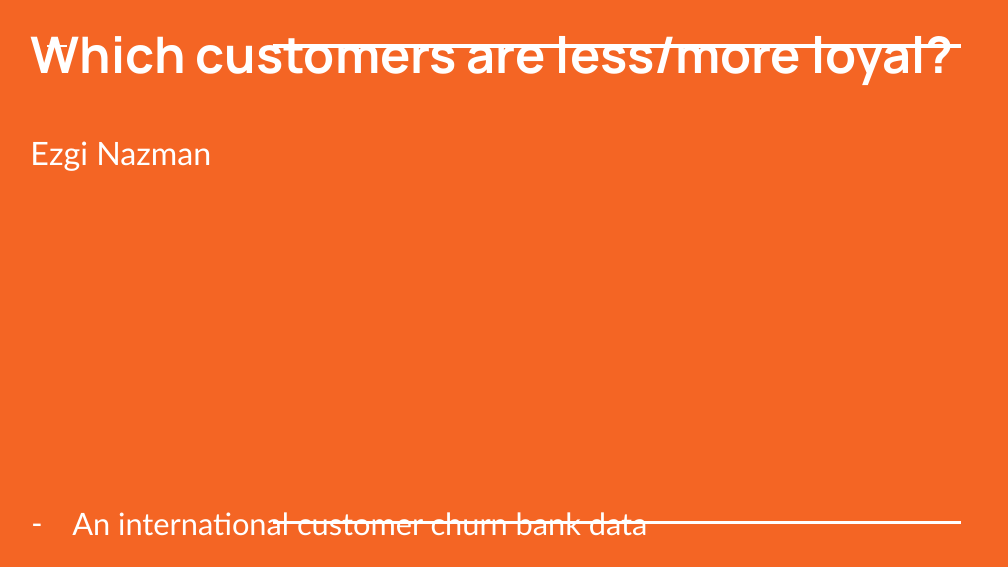
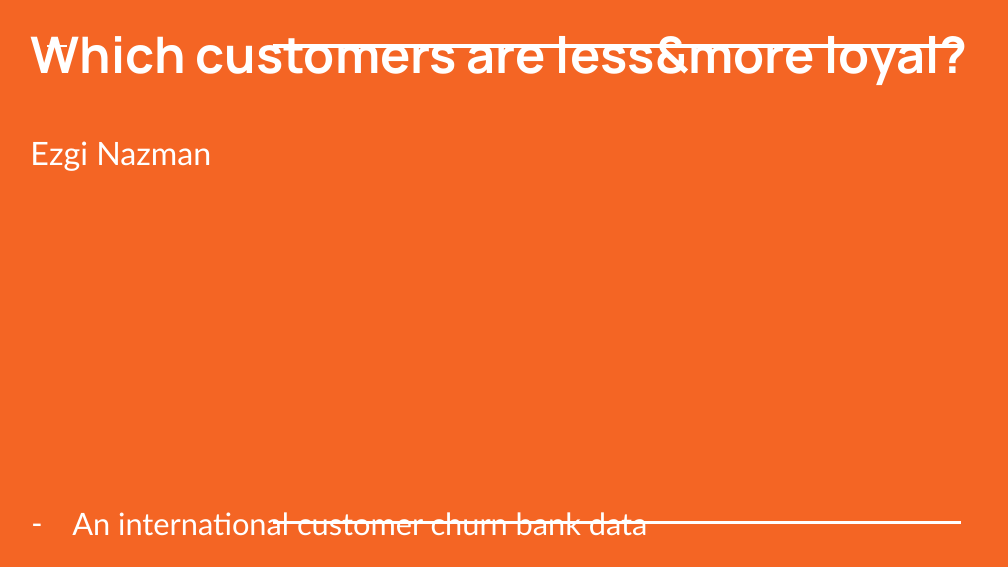
Before and after one commit to ezgicn/Project_EDA, a slide deck: slide 1 of Potential churners_EzgiNazman.pptx. Drawn at 1008x567 pixels with LibreOffice and Linux fonts; fonts in the diff are those of the drawing; background and template pictures are left out. Boxes give left, top, right and bottom in pixels: in the first picture for what was removed or moved away, otherwise in the second. Text is boxed around its words. In the diff, an @@ line names an element or a change of style, - is before the commit and + after.

```diff
--- a/Potential churners_EzgiNazman.pptx
+++ b/Potential churners_EzgiNazman.pptx
@@ title at box(30, 36, 967, 85): text changed @@
-Which customers are less/more loyal?
+Which customers are less&more loyal?
```
Also in this commit, not shown: 1 other slide changed, 1 other file.
